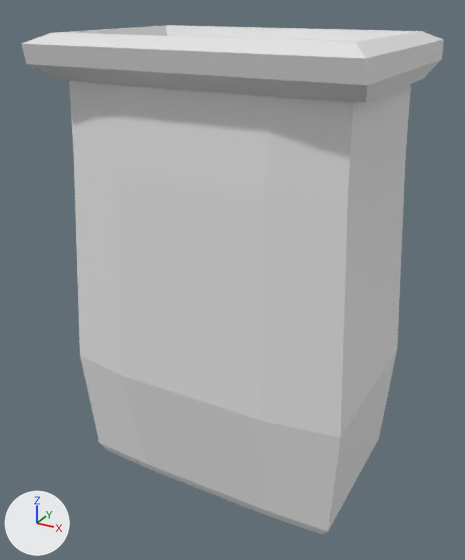
Two versions of the FBX model Design Thinking Simulation/Assets/Test Model/Prop Masak/Prop masak_Flour.fbx, one commit apart.
One viewpoint serves both versions: a camera (50 mm lens) standing at (0.172, -0.324, 0.175) and looking at (-0.003, -0.005, 0.015). Arrows for +X, +Y and +Z are at lower left; the lights stay in place. Where no turn or scale is listed for an object, it has been applied to the vertices.

Names of what the first picture shows: 'Flour'.
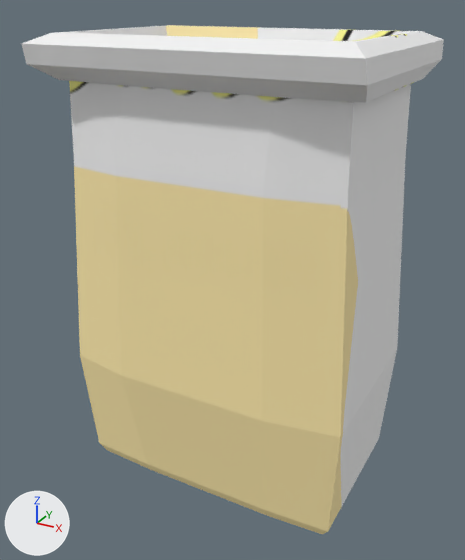
Pixel boxes [x1, y1, x2, y2] of what changed, in the pictures (465 x 560 px):
'Flour', recoloured (grey to beige): [23, 25, 444, 534] in both

Diff of the bpy script that builds the scene:
```diff
--- a/Design Thinking Simulation/Assets/Test Model/Prop Masak/Prop masak_Flour.fbx.py
+++ b/Design Thinking Simulation/Assets/Test Model/Prop Masak/Prop masak_Flour.fbx.py
@@ img_defaultmaterial_roughness_png @@
+img_defaultmaterial_roughness_png = load_image('DefaultMaterial_Roughness.png', 'Texture/Flour Sack Texture/DefaultMaterial_Roughness.png', 2048, 2048, 'Non-Color')
@@ img_defaultmaterial_normal_opengl_png @@
+img_defaultmaterial_normal_opengl_png = load_image('DefaultMaterial_Normal_OpenGL.png', 'Prop Masak Texture/Butter Texture/DefaultMaterial_Normal_OpenGL.png', 1024, 1024, 'Non-Color')
@@ img_defaultmaterial_metallic_png @@
+img_defaultmaterial_metallic_png = load_image('DefaultMaterial_Metallic.png', 'Texture/Flour Sack Texture/DefaultMaterial_Metallic.png', 2048, 2048, 'Non-Color')
@@ img_defaultmaterial_base_color_png @@
+img_defaultmaterial_base_color_png = load_image('DefaultMaterial_Base_Color.png', 'Prop Masak Texture/Butter Texture/DefaultMaterial_Base_Color.png', 1024, 1024, 'sRGB')
@@ mat_flour_texture @@
+mat_flour_texture = bpy.data.materials.new('Flour Texture')
+# uses the picture img_defaultmaterial_base_color_png
+# uses the picture img_defaultmaterial_metallic_png
+# uses the picture img_defaultmaterial_normal_opengl_png
+# uses the picture img_defaultmaterial_roughness_png
@@ me_cube_002 @@
 me_cube_002.from_pydata(...)  # 154 vertices, 150 faces; spans x -0.092..0.092, y -0.069..0.069, z -0.115..0.158
+me_cube_002.materials.append(mat_flour_texture)
```
